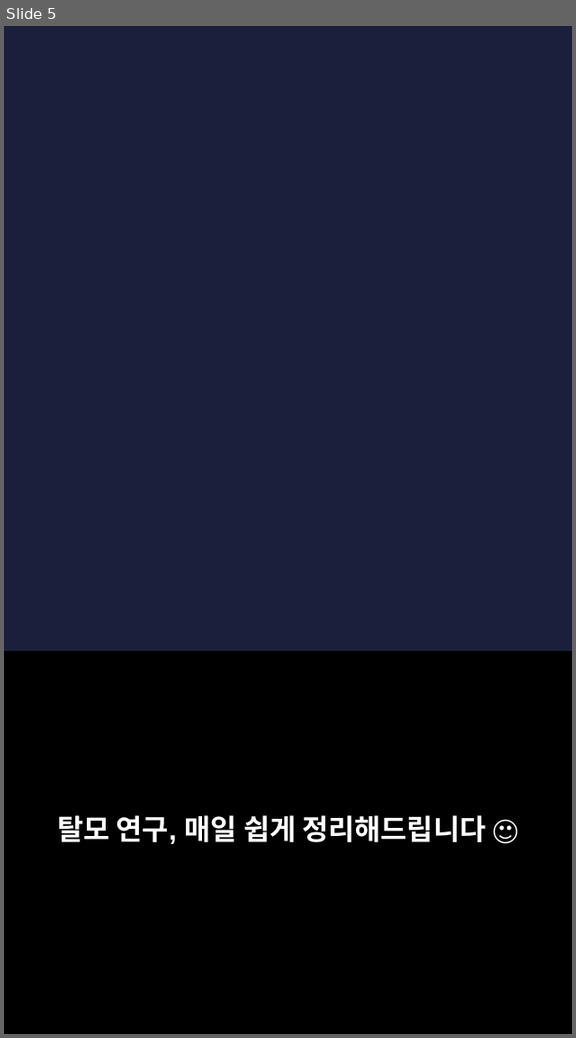
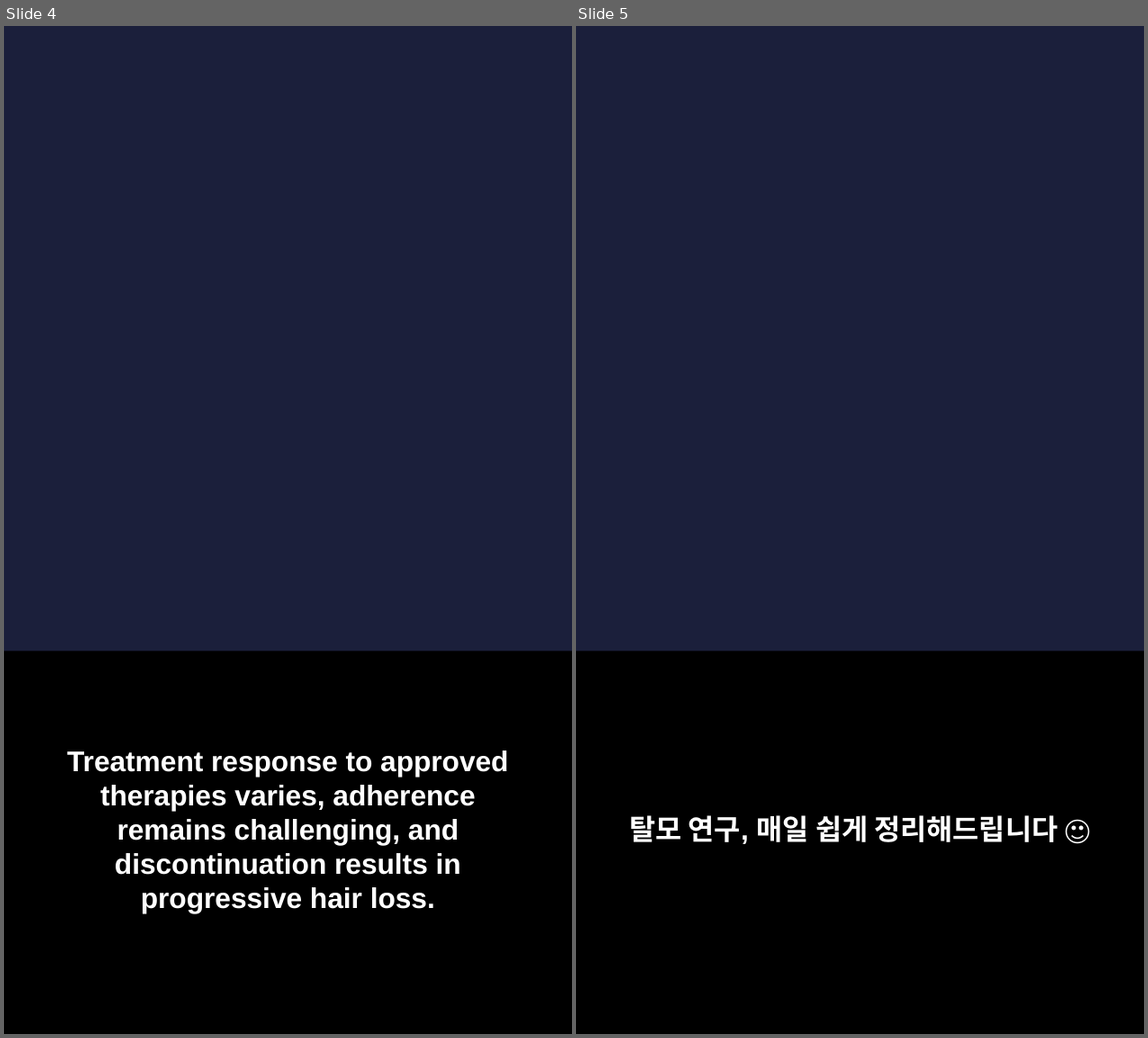
Before and after one commit to hyokang2010-BJ-ANTH/product-builder-test, a slide deck: pwa/data/latest/slides.pptx. Shown side by side, each under a label of ours: slide 5 before the commit, slides 4 and 5 after it. The pictures are 576x1038 and 1148x1038 pixels, drawn with LibreOffice and Linux fonts; fonts in the diff are those of the drawing; background and template pictures are left out. Boxes give left, top, right and bottom in pixels: in the first picture for what was removed or moved away, otherwise in the second. Text is boxed around its words. In the diff, an @@ line names an element or a change of style, - is before the commit and + after.

```diff
--- a/pwa/data/latest/slides.pptx
+++ b/pwa/data/latest/slides.pptx
@@ slide 4 added at (4, 26, 572, 1034), background picture (left out) @@
@@ rectangle added at (4, 652, 572, 1034), fill #000000 @@
@@ text added at (67, 750, 508, 913), 22 pt, text #FFFFFF, bold @@
+Treatment response to approved therapies varies, adherence remains challenging, and discontinuation results in progressive hair loss.
```
Also in this commit, not shown: 4 slides changed, 1 other slide added, 2 slides removed, 26 other files.
